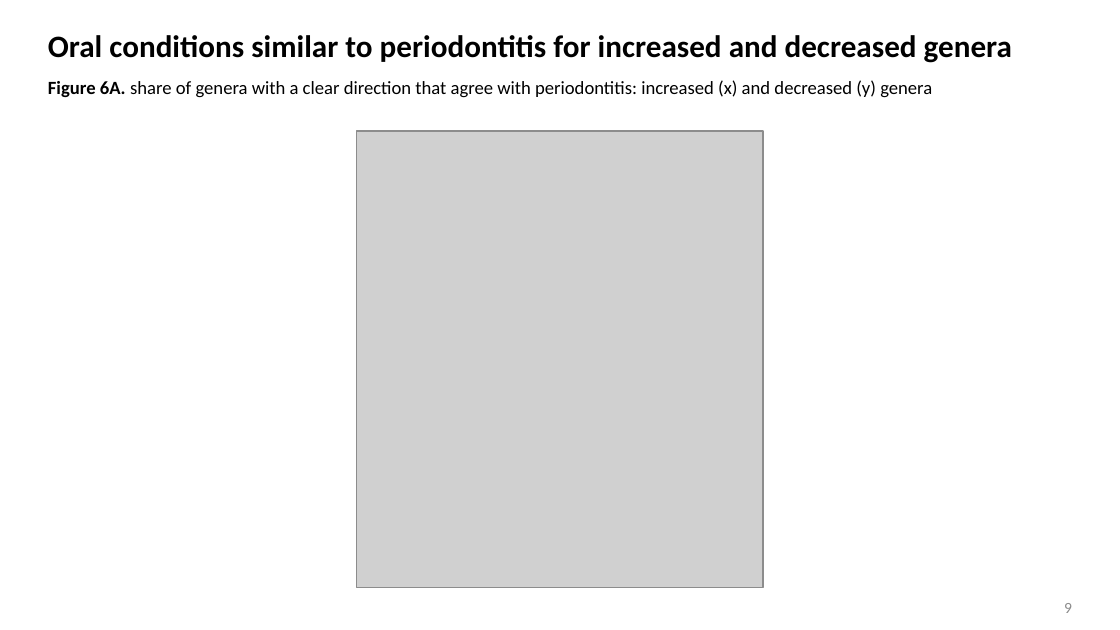
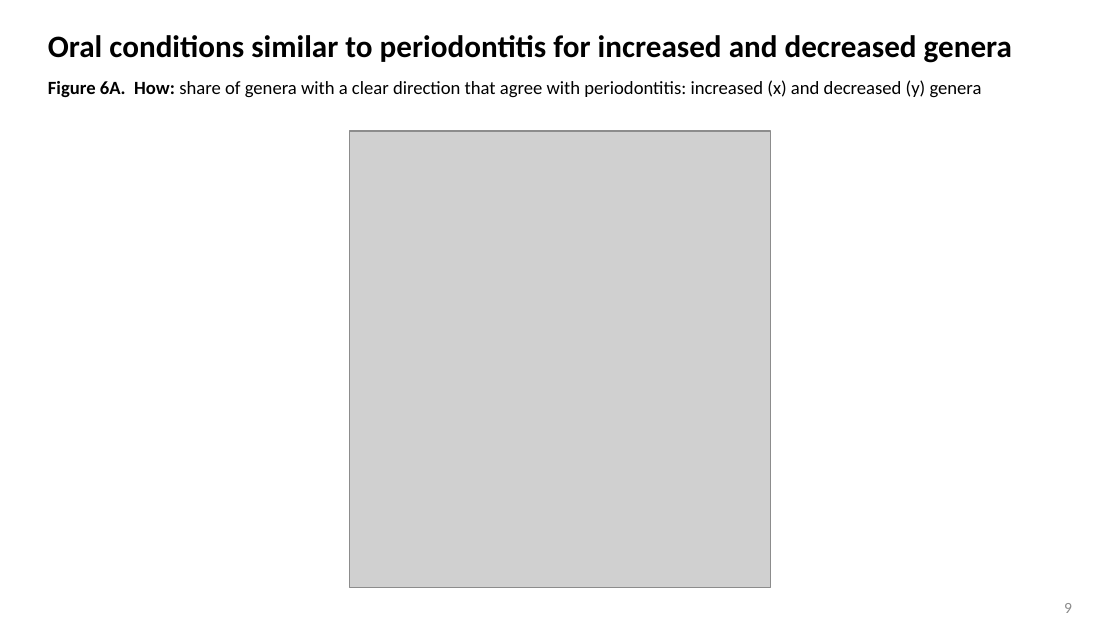
Before and after one commit to ccb-hms/perio-bugs, a slide deck: slide 9 of reports/metadata_options/periosigdb_figures.pptx. Drawn at 1120x630 pixels with LibreOffice and Linux fonts; fonts in the diff are those of the drawing; grey boxes stand for pictures. Boxes give left, top, right and bottom in pixels: in the first picture for what was removed or moved away, otherwise in the second. Text is boxed around its words. In the diff, an @@ line names an element or a change of style, - is before the commit and + after.

```diff
--- a/reports/metadata_options/periosigdb_figures.pptx
+++ b/reports/metadata_options/periosigdb_figures.pptx
@@ text at <box>48,80,982,98</box>: text changed @@
-Figure 6A. share of genera with a clear direction that agree with periodontitis: increased (x) and decreased (y) genera
+Figure 6A. How: share of genera with a clear direction that agree with periodontitis: increased (x) and decreased (y) genera
@@ picture: place and size @@
-picture at <box>357,131,764,588</box>
+picture at <box>349,131,771,588</box>
```
Also in this commit, not shown: 12 other slides changed, 16 other files.
